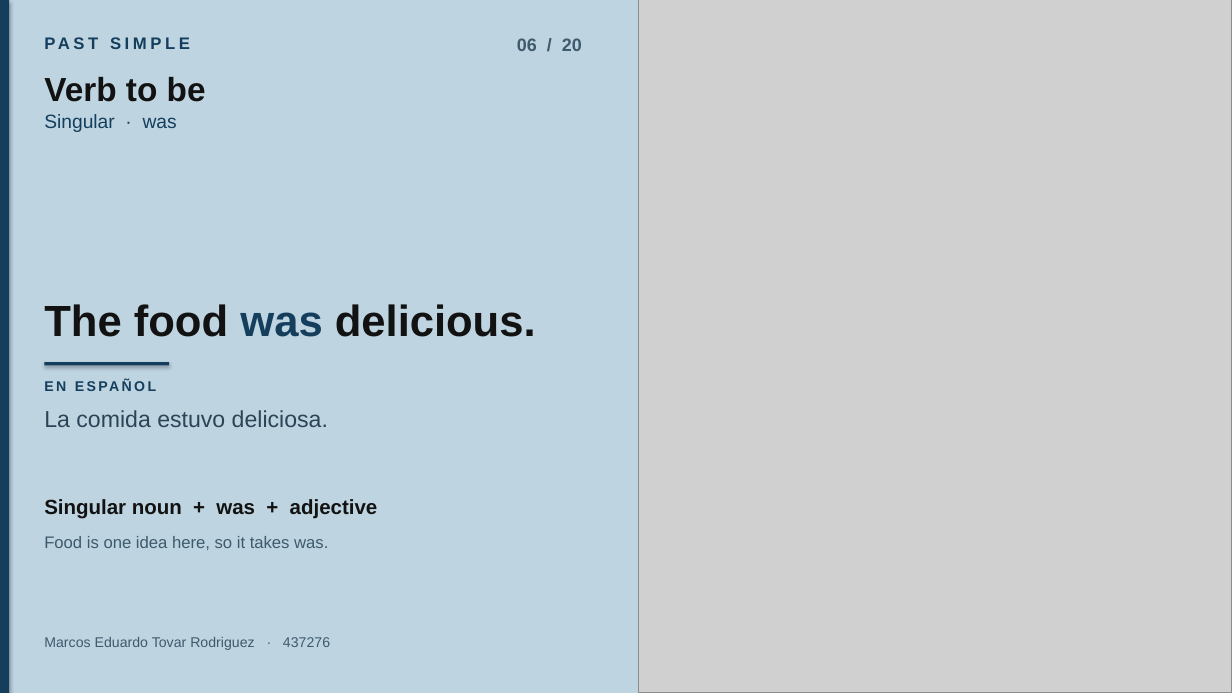
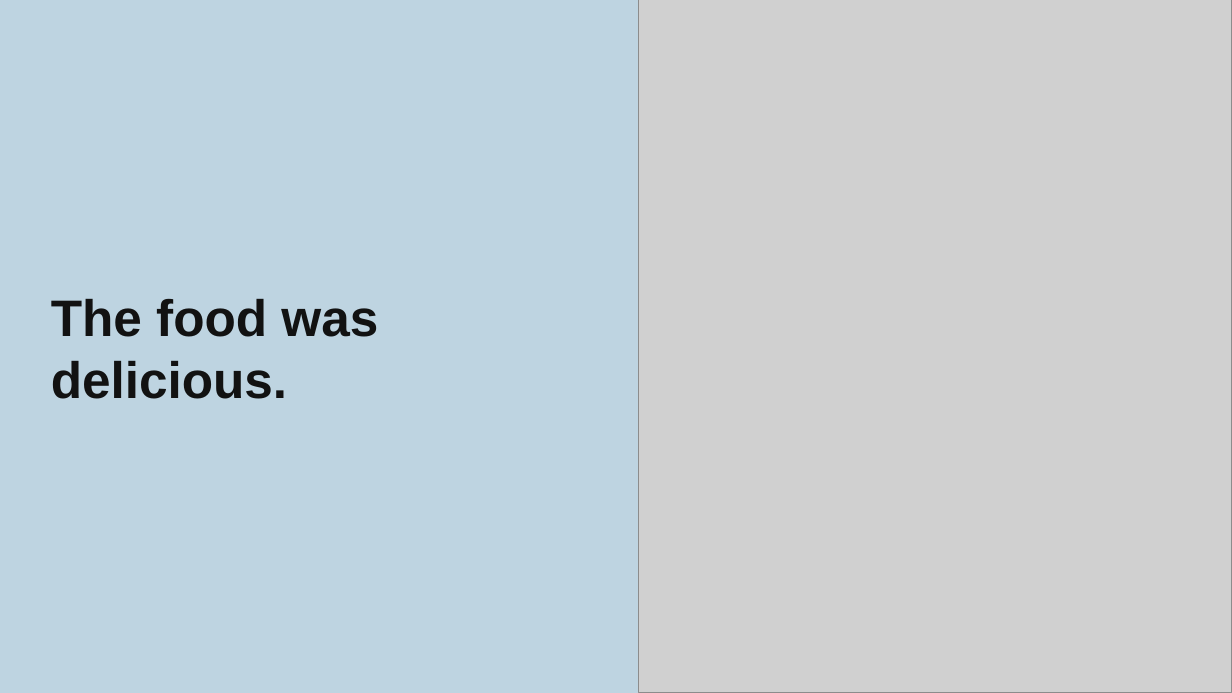
Before and after one commit to etovar-bit/practicaevtetovar, a slide deck: slide 7 of Past_simple_Marcos_Eduardo_Tovar.pptx. Drawn at 1232x693 pixels with LibreOffice and Linux fonts; fonts in the diff are those of the drawing; grey boxes stand for pictures. Boxes give left, top, right and bottom in pixels: in the first picture for what was removed or moved away, otherwise in the second. Text is boxed around its words. In the diff, an @@ line names an element or a change of style, - is before the commit and + after.

```diff
--- a/Past_simple_Marcos_Eduardo_Tovar.pptx
+++ b/Past_simple_Marcos_Eduardo_Tovar.pptx
@@ rectangle removed at box(0, 0, 9, 693) @@
@@ text removed at box(44, 33, 377, 63) @@
-PAST SIMPLE
@@ text removed at box(517, 38, 582, 51) @@
-06 / 20
@@ text removed at box(44, 77, 206, 102) @@
-Verb to be
@@ text removed at box(44, 114, 177, 132) @@
-Singular · was
@@ text "The food was delicious.": place and size @@
-text "The food was delicious." at box(44, 304, 536, 337)
+text "The food was delicious." at box(51, 299, 378, 399)
@@ text "The food was delicious." at box(51, 299, 378, 399): size 34 to 40 pt; text colour #143E5C to #121212 in "was"; line spacing 0.98 to 1.02; vertical alignment bottom to middle @@
@@ rectangle removed at box(44, 362, 169, 366) @@
@@ text removed at box(44, 377, 580, 401) @@
-EN ESPAÑOL
@@ text removed at box(44, 410, 328, 427) @@
-La comida estuvo deliciosa.
@@ text removed at box(44, 499, 378, 519) @@
-Singular noun + was + adjective
@@ text removed at box(44, 536, 328, 550) @@
-Food is one idea here, so it takes was.
@@ text removed at box(44, 637, 330, 650) @@
-Marcos Eduardo Tovar Rodriguez · 437276
```
Also in this commit, not shown: 18 other slides changed, 1 slide added, 1 slide removed.
